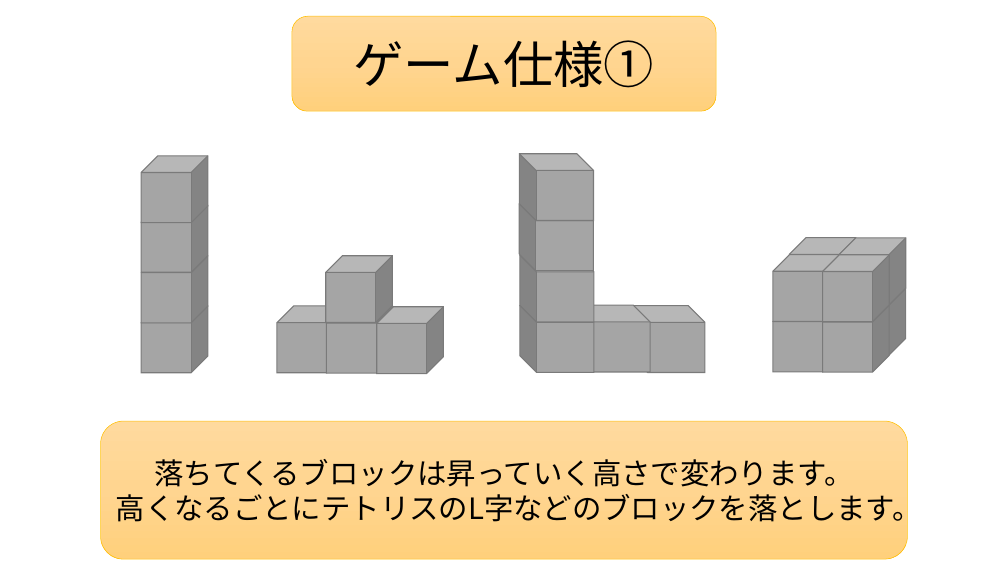
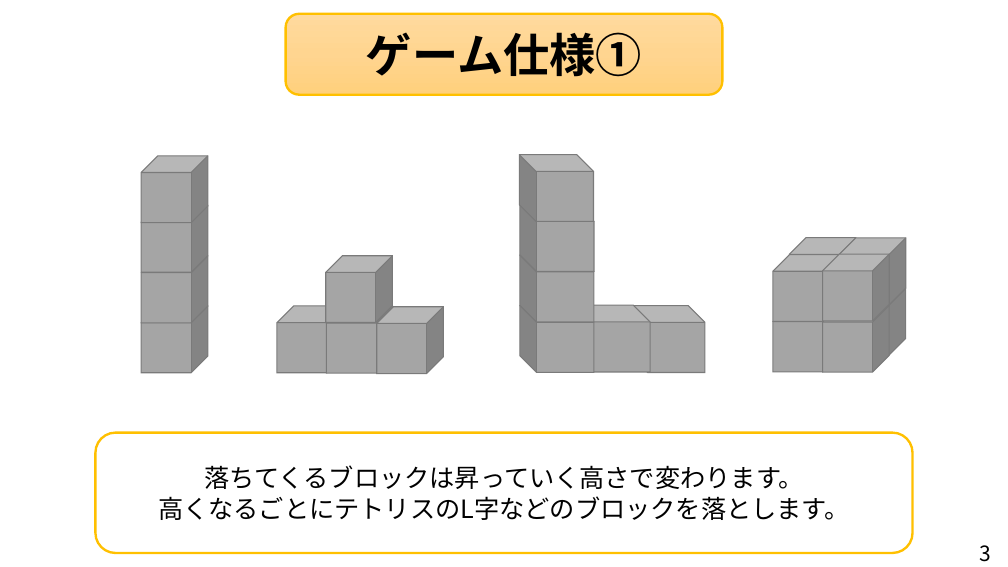
Before and after one commit to Nishin3614/ClimbBuys, a slide deck: slide 3 of チームC企画書.pptx (slide 4 before the commit). Drawn at 1008x567 pixels with LibreOffice and Linux fonts; fonts in the diff are those of the drawing; background and template pictures are left out. Boxes give left, top, right and bottom in pixels: in the first picture for what was removed or moved away, otherwise in the second. Text is boxed around its words. In the diff, an @@ line names an element or a change of style, - is before the commit and + after.

```diff
--- a/チームC企画書.pptx
+++ b/チームC企画書.pptx
@@ rounded rectangle "ゲーム仕様①": place and size @@
-rounded rectangle "ゲーム仕様①" at <box>292,16,716,111</box>
+rounded rectangle "ゲーム仕様①" at <box>286,14,723,95</box>
@@ rounded rectangle "ゲーム仕様①" at <box>286,14,723,95</box>: size 48 to 44 pt, bold on; outline #FFC000 0.5 pt to #FFC000 2.25 pt @@
@@ rounded rectangle "落ちてくるブロックは昇っていく高さで変わります。": place and size @@
-rounded rectangle "落ちてくるブロックは昇っていく高さで変わります。" at <box>101,421,907,560</box>
+rounded rectangle "落ちてくるブロックは昇っていく高さで変わります。" at <box>95,433,913,553</box>
@@ rounded rectangle "落ちてくるブロックは昇っていく高さで変わります。" at <box>95,433,913,553</box>: size 28 to 24 pt; fill gradient #FFDB9E to #FFD590 to #FFD07C to #FFFFFF at 65% opacity; outline #FFC000 0.5 pt to #FFC000 2.25 pt @@
@@ text added at <box>979,545,991,562</box>, 20 pt, text #000000 @@
+3
```
Also in this commit, not shown: 6 other slides changed, 1 slide added, 3 slides removed, 1 other file.
